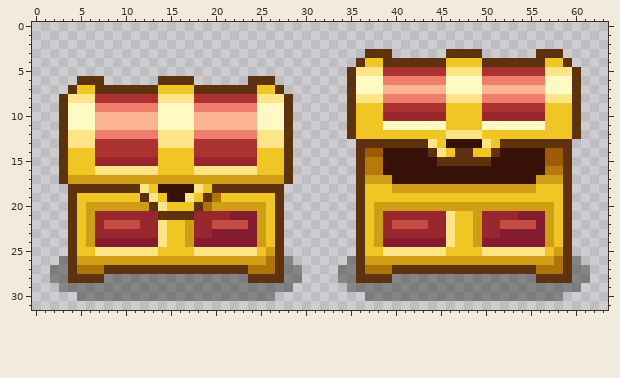
Edited in one commit: pixel-art sprite (_Data/Gameplay/TreasureBox.png). This is how it looked before the edit.
The file is 64x32 pixels. Colours within 5 levels of each other are drawn and written as one.
The result:
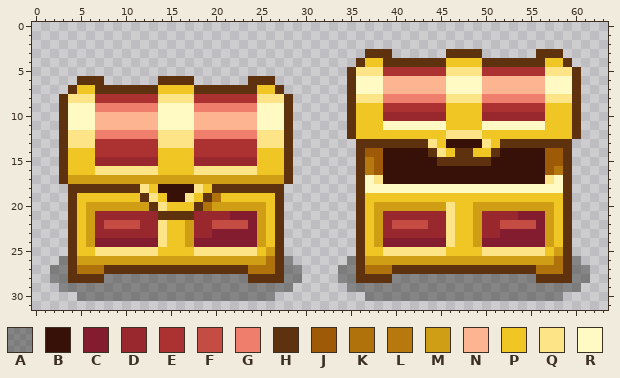
Palette (. is transparent): A #2b2b2872  B #371007  C #831c2f  D #98272e  E #ac3232  F #c54c42  G #ef7f6c  H #5e320e  J #9e5a07  K #b0720b  L #b7780d  M #d09e14  N #fcb590  P #f0c625  Q #fde487  R #fff9c4
What changed:
Colour B replaces colour M in row 17 at x 39 and 56.
Colour J replaces colour L in row 15 at x 38; in row 16 at x 38 and 57.
Colour N replaces colour G in row 6 at x 39 to 45 and 50 to 56.
Colour P replaces colour M in row 20 at x 47 to 48.
Colour Q replaces colour M in row 17 at x 38 and 57; in row 20 at x 46.
Colour R replaces colour M in row 17 at x 37 and 58; in row 18 at x 40 to 55.
Colour R replaces colour P in row 18 at x 37 to 39 and 56 to 58.
